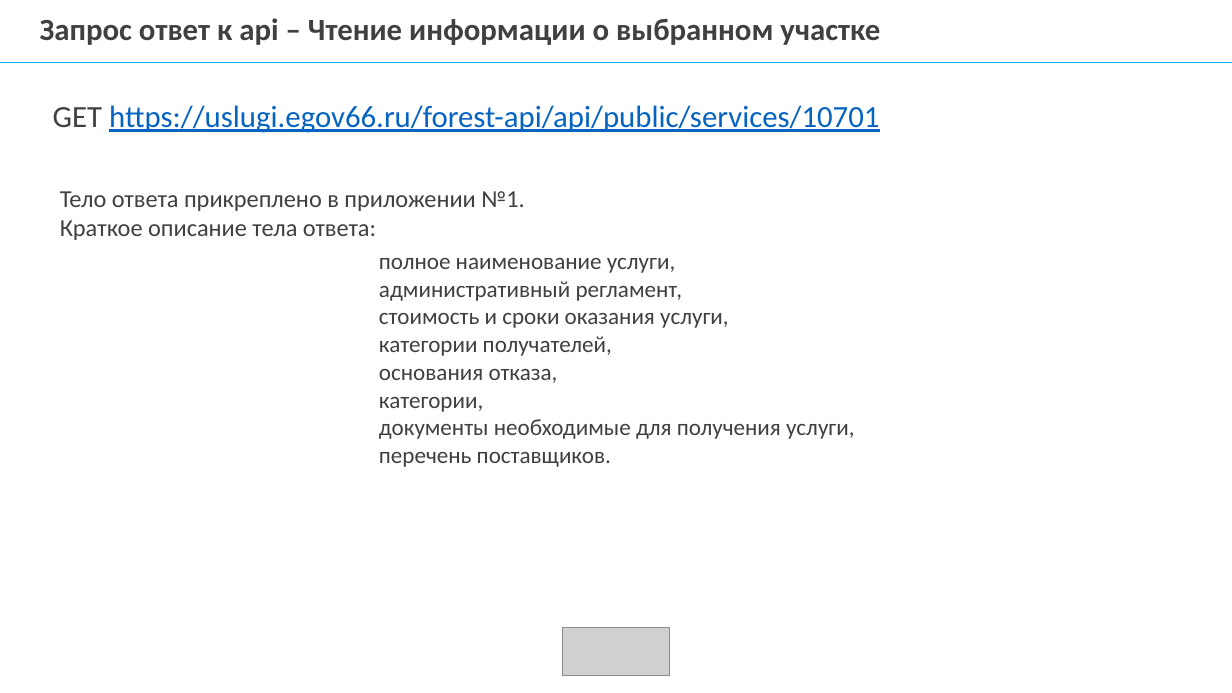
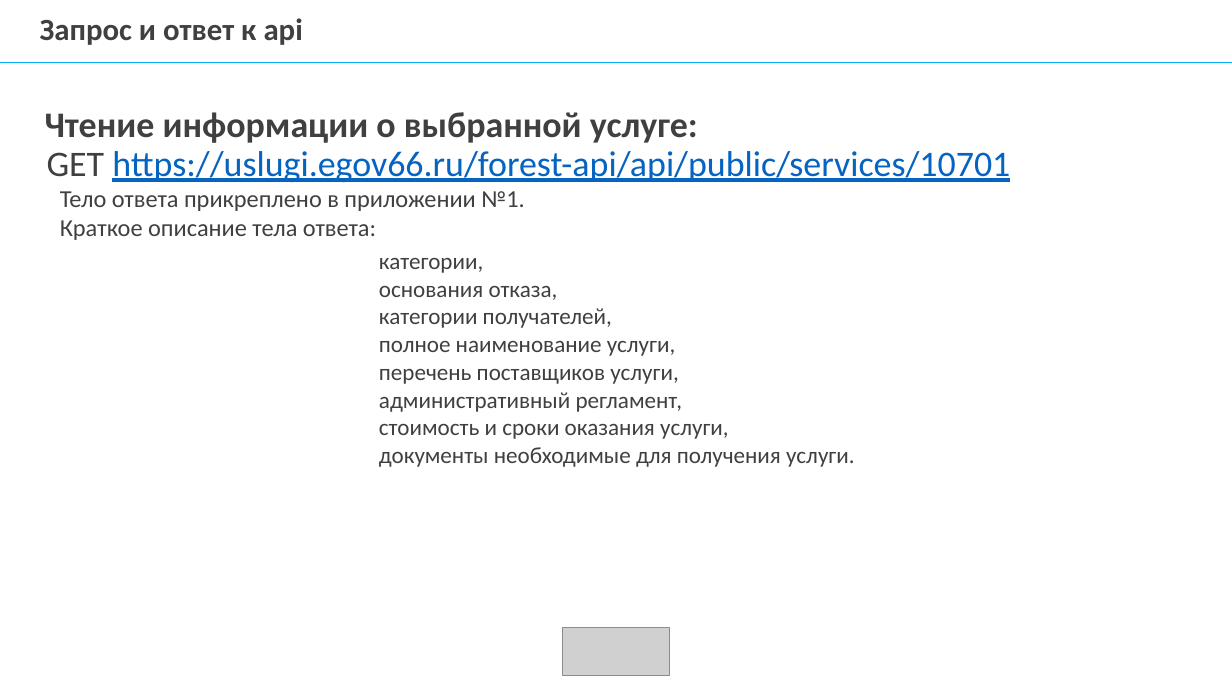
Before and after one commit to mcdodik20008/docs, a slide deck: slide 10 of Презентация диплома.pptx. Drawn at 1232x693 pixels with LibreOffice and Linux fonts; fonts in the diff are those of the drawing; grey boxes stand for pictures; background and template pictures are left out. Boxes give left, top, right and bottom in pixels: in the first picture for what was removed or moved away, otherwise in the second. Text is boxed around its words. In the diff, an @@ line names an element or a change of style, - is before the commit and + after.

```diff
--- a/Презентация диплома.pptx
+++ b/Презентация диплома.pptx
@@ text at [40, 18, 303, 45]: text changed; text colour #404040 to #646464 @@
-Запрос ответ к api – Чтение информации о выбранном участке
+Запрос и ответ к api
@@ text at [45, 112, 698, 143]: paragraph added @@
+Чтение информации о выбранной услуге:
@@ text at [47, 151, 1010, 182]: size 24 to 28 pt in "GET https://uslugi.egov66.ru/forest-api/api/public/services/ ..."; text colour #404040 to #646464 in "GET"; line spacing 0.7 to 0.9 @@
@@ text "Тело ответа прикреплено в приложении ..." at [60, 191, 524, 240]: text colour #404040 to #646464 @@
@@ text at [379, 258, 612, 328]: paragraphs added @@
+категории,
+основания отказа,
+категории получателей,
@@ text at [379, 341, 729, 439]: text colour #404040 to #646464 in "полное наименование услуги,", "административный регламент,", "стоимость и сроки оказания услуги," @@
@@ text at [379, 369, 679, 384]: paragraph added @@
+перечень поставщиков услуги,
@@ text at [379, 447, 855, 467]: text changed; text colour #404040 to #646464 @@
-категории получателей,
-основания отказа,
-категории,
-документы необходимые для получения услуги,
-перечень поставщиков.
+документы необходимые для получения услуги.
```
Also in this commit, not shown: 17 other slides changed, 2 other files.
